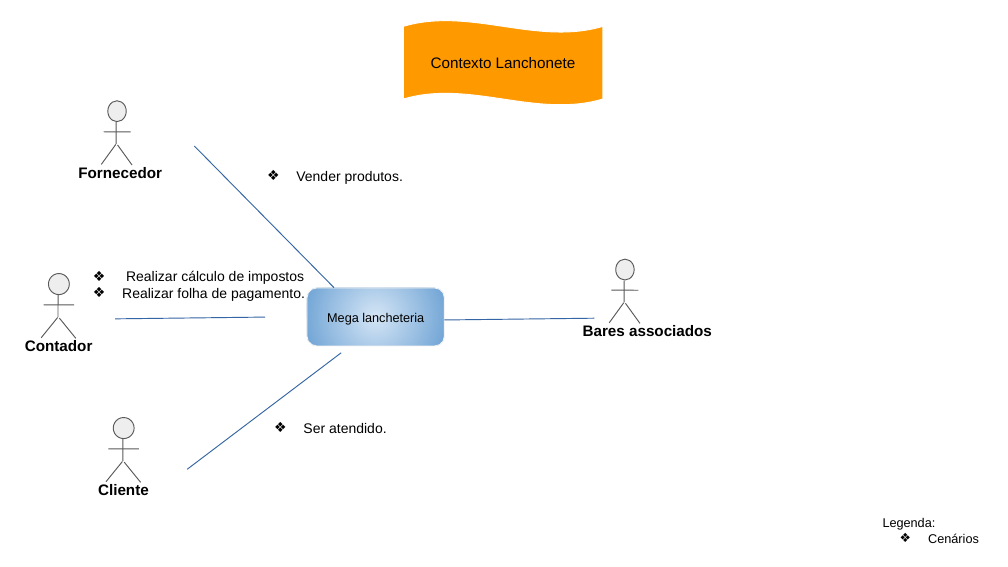
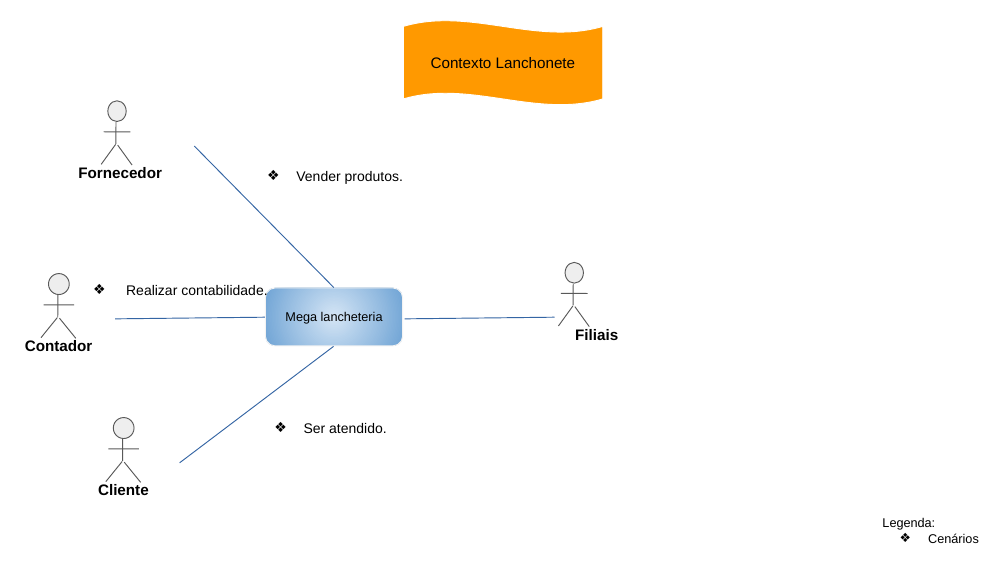
Before and after one commit to Darienzo08/ope_ads, a slide deck: slide 1 of docs/ARTEFATOS(15-23)/Arquitetura/15) Arquitetura de Negócio para cada Cenário.pptx. Drawn at 1008x567 pixels with LibreOffice and Linux fonts; fonts in the diff are those of the drawing. Boxes give left, top, right and bottom in pixels: in the first picture for what was removed or moved away, otherwise in the second. Text is boxed around its words. In the diff, an @@ line names an element or a change of style, - is before the commit and + after.

```diff
--- a/docs/ARTEFATOS(15-23)/Arquitetura/15) Arquitetura de Negócio para cada Cenário.pptx
+++ b/docs/ARTEFATOS(15-23)/Arquitetura/15) Arquitetura de Negócio para cada Cenário.pptx
@@ wave "Contexto Lanchonete" at <box>403,20,603,104</box>: outline #FFFFFF 0.75 pt to #FFFFFF 0.74 pt @@
@@ freeform shape at <box>195,146,335,288</box>: outline #3465A4 0.75 pt to #3465A4 0.74 pt; outline redrawn @@
@@ freeform shape at <box>58,295,58,317</box>: outline #595959 0.75 pt to #595959 0.74 pt; outline redrawn @@
@@ text removed at <box>122,270,305,301</box> @@
-❖ Realizar cálculo de impostos
-❖ Realizar folha de pagamento.
@@ text added at <box>126,285,267,299</box>, 11 pt, text #000000 @@
+❖ Realizar contabilidade.
@@ rounded rectangle "Mega lancheteria": place and size @@
-rounded rectangle "Mega lancheteria" at <box>307,288,445,347</box>
+rounded rectangle "Mega lancheteria" at <box>265,288,402,346</box>
@@ rounded rectangle "Mega lancheteria" at <box>265,288,402,346</box>: outline #F3F3F3 0.75 pt to #F3F3F3 0.74 pt @@
@@ outline #595959 0.75 pt to #595959 0.74 pt in 6 elements at <box>41,317,58,338</box>, <box>123,439,123,461</box>, <box>109,449,139,449</box>, <box>574,284,574,306</box>, <box>565,263,584,284</box>, <box>561,294,587,294</box> @@
@@ 2 freeform shapes, 1 ellipse: place and size @@
-2 freeform shapes, 1 ellipse at <box>612,259,639,303</box>
+2 freeform shapes, 1 ellipse at <box>561,263,587,306</box>
@@ freeform shape: place and size @@
-freeform shape at <box>445,318,595,320</box>
+freeform shape at <box>405,317,555,319</box>
@@ outline #3465A4 0.75 pt to #3465A4 0.74 pt in 3 elements at <box>115,317,265,319</box>, <box>179,347,333,463</box>, <box>405,317,555,319</box> @@
@@ freeform shape at <box>559,306,574,327</box>: outline #595959 0.75 pt to #595959 0.74 pt; rotation 180 to 0 degrees; outline redrawn @@
@@ freeform shape at <box>575,306,590,327</box>: outline #595959 0.75 pt to #595959 0.74 pt; rotation 0 to 180 degrees; outline redrawn @@
@@ text added at <box>575,329,618,340</box>, 12 pt, text #000000, bold @@
+Filiais
@@ text removed at <box>583,325,712,336</box> @@
-Bares associados
@@ freeform shape: place and size @@
-freeform shape at <box>188,353,341,469</box>
+freeform shape at <box>179,347,333,463</box>
```
Also in this commit, not shown: 3 other slides changed, 1 slide added, 3 other files.
